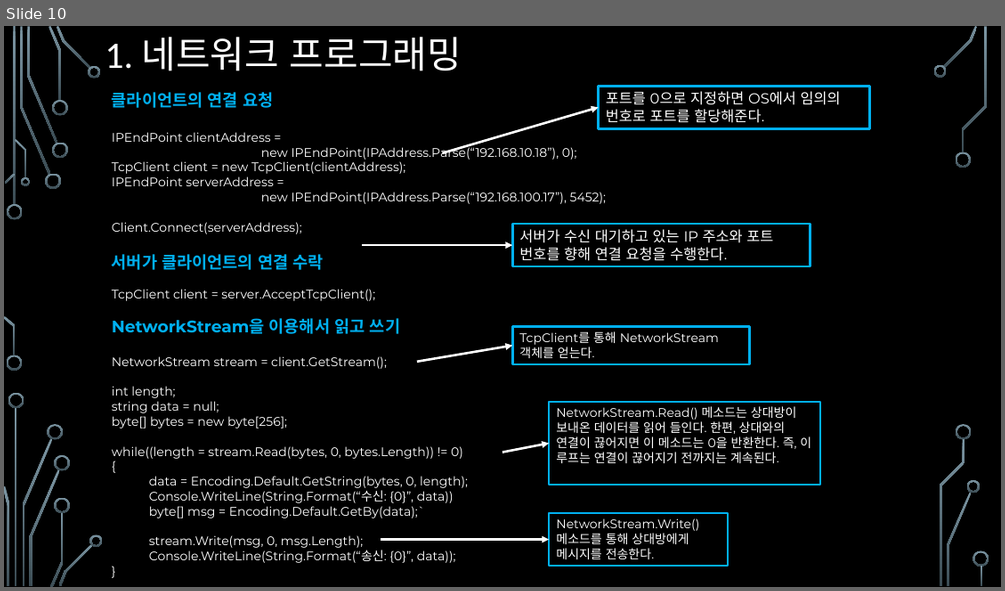
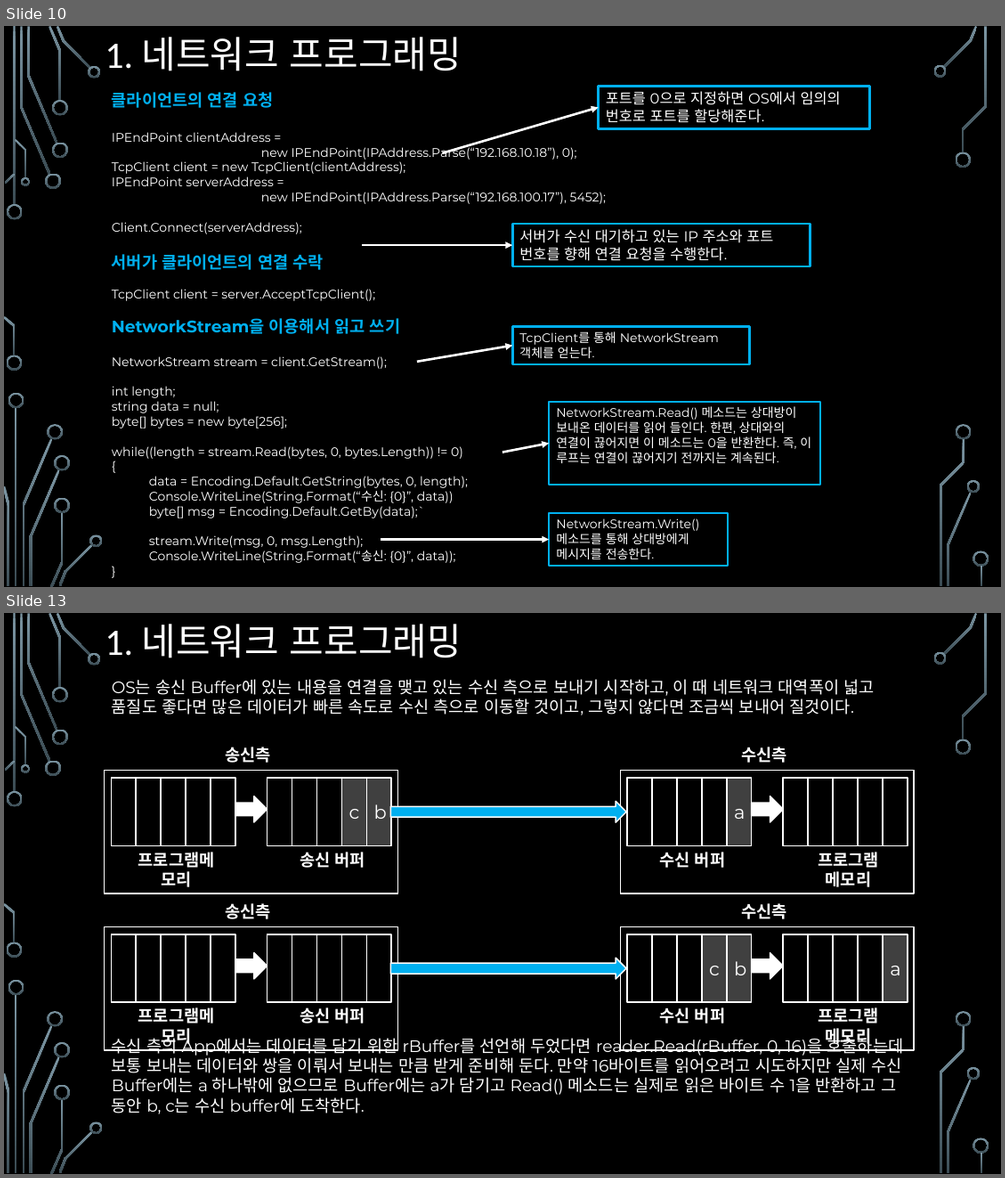
Before and after one commit to assassin4613/CShap, a slide deck: C#_Chapter_12.pptx. Shown one above the other, each under a label of ours: slide 10 before the commit, slides 10 and 13 after it; the slides between them are not shown. The pictures are 1005x591 and 1005x1178 pixels, drawn with LibreOffice and Linux fonts; fonts in the diff are those of the drawing; background and template pictures are left out. Boxes give left, top, right and bottom in pixels: in the first picture for what was removed or moved away, otherwise in the second. Text is boxed around its words. In the diff, an @@ line names an element or a change of style, - is before the commit and + after.

```diff
--- a/C#_Chapter_12.pptx
+++ b/C#_Chapter_12.pptx
@@ slide 13 added at (4, 613, 1001, 1174), background picture (left out); not listed: 36 template elements that a slide beside it also shows @@
@@ title added at (105, 624, 461, 658), 36 pt, text #FFFFFF @@
+1. 네트워크 프로그래밍
@@ text added at (112, 679, 904, 1114), 16 pt, text #FFFFFF @@
+OS는 송신 Buffer에 있는 내용을 연결을 맺고 있는 수신 측으로 보내기 시작하고, 이 때 네트워크 대역폭이 넓고 품질도 좋다면 많은 데이터가 빠른 속도로 수신 측으로 이동할 것이고, 그렇지 않다면 조금씩 보내어 질것이다.
+수신 측의 App에서는 데이터를 담기 위한 rBuffer를 선언해 두었다면 reader.Read(rBuffer, 0, 16)을 호출하는데 보통 보내는 데이터와 쌍을 이뤄서 보내는 만큼 받게 준비해 둔다. 만약 16바이트를 읽어오려고 시도하지만 실제 수신 Buffer에는 a 하나밖에 없으므로 Buffer에는 a가 담기고 Read() 메소드는 실제로 읽은 바이트 수 1을 반환하고 그 동안 b, c는 수신 buffer에 도착한다.
@@ group added at (105, 747, 914, 893): 22 rectangles, 6 texts, 3 right arrows @@
+프로그램메모리
+c
+b
+송신 버퍼
+송신측
+a
+수신 버퍼
+프로그램 메모리
+수신측
@@ group added at (105, 903, 914, 1050): 22 rectangles, 6 texts, 3 right arrows @@
+프로그램메모리
+송신 버퍼
+송신측
+c
+b
+수신 버퍼
+a
+프로그램 메모리
+수신측
```
Also in this commit, not shown: 2 slides changed, 4 other slides added.
